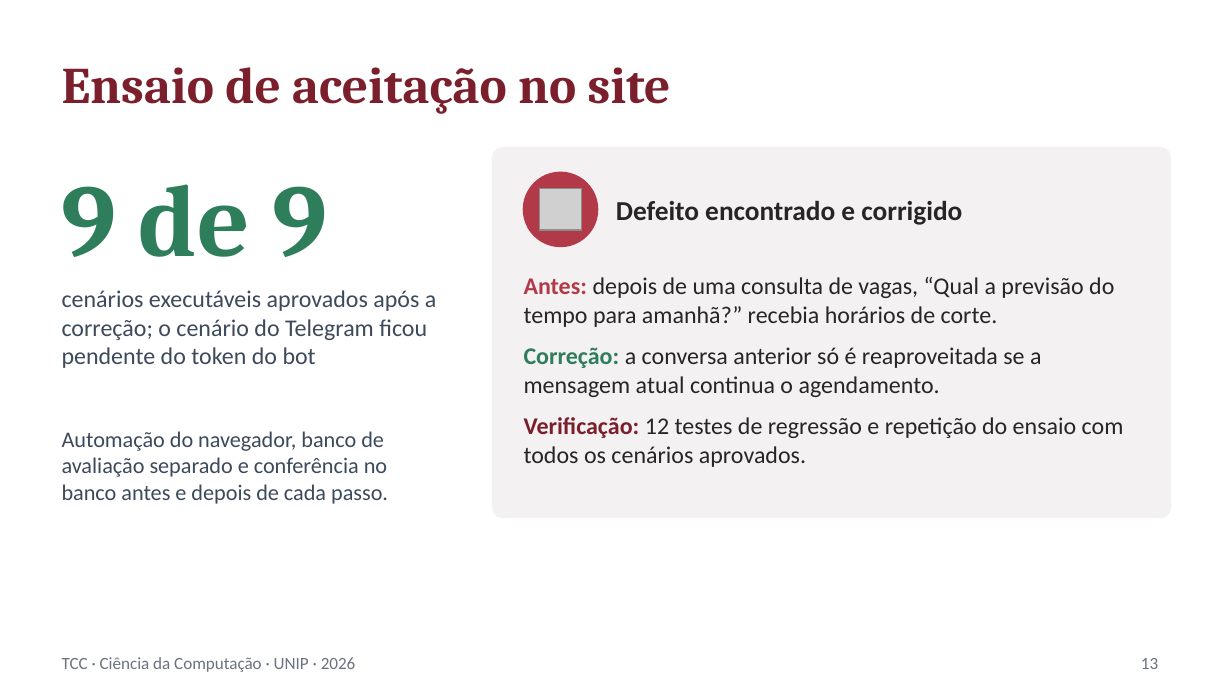
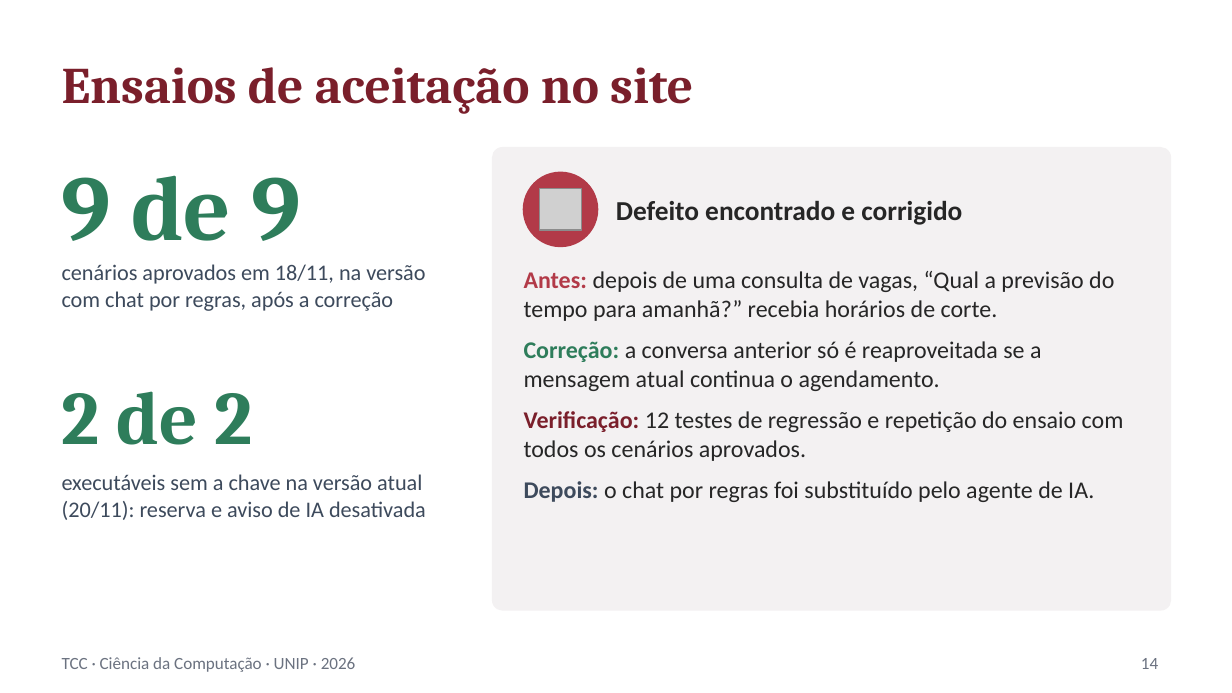
Before and after one commit to JoaoLeca/TCC-PARCIAL, a slide deck: slide 14 of docs/apresentacao/apresentacao_tcc.pptx (slide 13 before the commit). Drawn at 1232x693 pixels with LibreOffice and Linux fonts; fonts in the diff are those of the drawing; grey boxes stand for pictures. Boxes give left, top, right and bottom in pixels: in the first picture for what was removed or moved away, otherwise in the second. Text is boxed around its words. In the diff, an @@ line names an element or a change of style, - is before the commit and + after.

```diff
--- a/docs/apresentacao/apresentacao_tcc.pptx
+++ b/docs/apresentacao/apresentacao_tcc.pptx
@@ title at (62, 67, 693, 114): text changed @@
-Ensaio de aceitação no site
+Ensaios de aceitação no site
@@ text "9 de 9" at (62, 175, 301, 241): size 60 to 54 pt @@
@@ rounded rectangle: place and size @@
-rounded rectangle at (493, 148, 1170, 517)
+rounded rectangle at (493, 148, 1170, 610)
@@ rounded rectangle at (493, 148, 1170, 610): proportions changed @@
@@ text at (62, 264, 425, 311): text changed; size 14 to 13 pt @@
-cenários executáveis aprovados após a correção; o cenário do Telegram ficou pendente do token do bot
+cenários aprovados em 18/11, na versão com chat por regras, após a correção
@@ text added at (62, 391, 252, 445), 44 pt, text #2E7D5B, bold @@
+2 de 2
@@ text removed at (62, 431, 388, 504) @@
-Automação do navegador, banco de avaliação separado e conferência no banco antes e depois de cada passo.
@@ text added at (62, 474, 426, 520), 13 pt, text #3D4A5C @@
+executáveis sem a chave na versão atual (20/11): reserva e aviso de IA desativada
@@ text at (524, 481, 1094, 502): paragraph added @@
+Depois: o chat por regras foi substituído pelo agente de IA.
@@ page number at (1141, 658, 1158, 669): text changed @@
-13
+14
```
Also in this commit, not shown: 11 other slides changed, 1 slide added, 14 other files.
